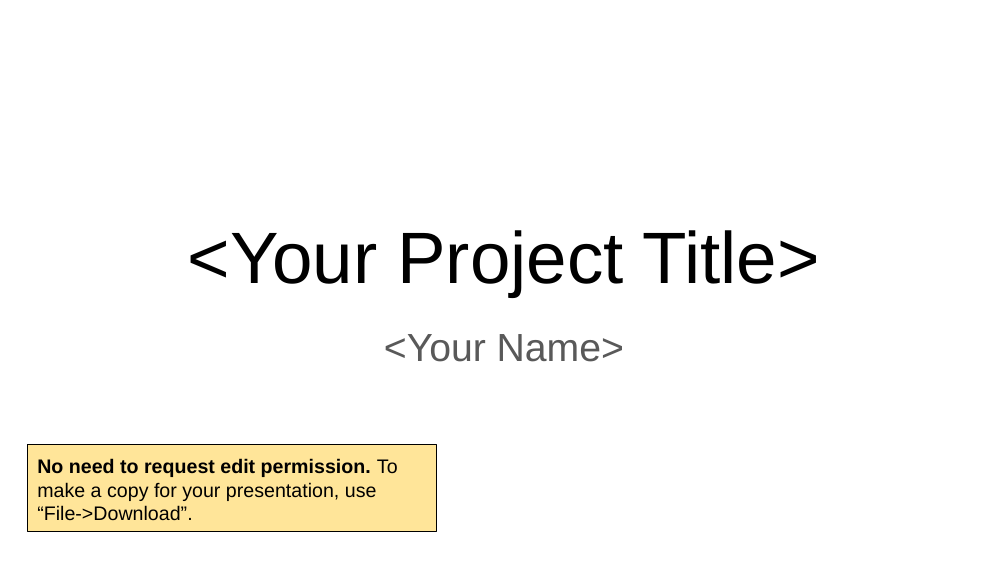
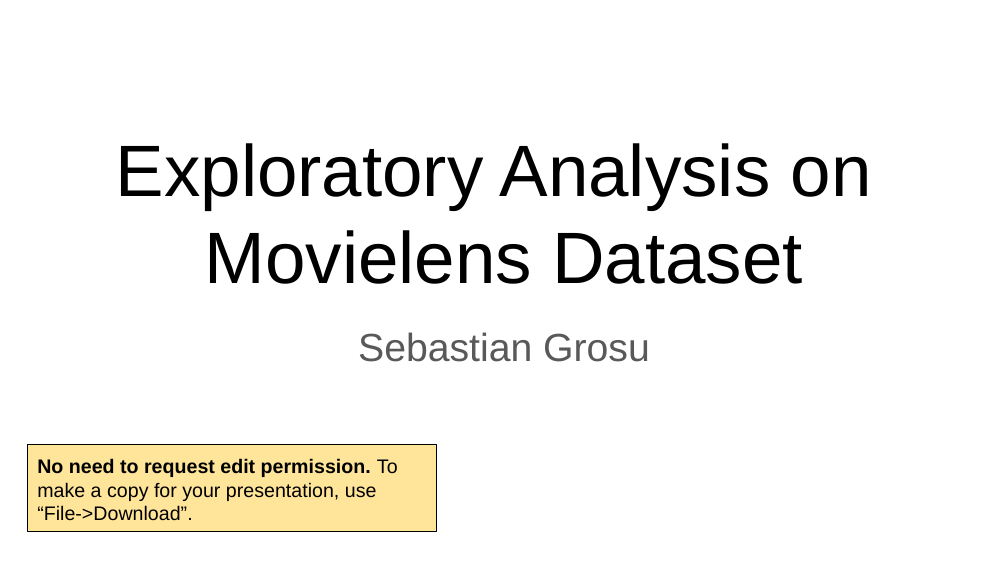
Before and after one commit to sgrosu/sandiego, a slide deck: slide 1 of DSE 200X_ Mini Project Presentation Template.odp. Drawn at 1008x567 pixels with LibreOffice and Linux fonts; fonts in the diff are those of the drawing. Boxes give left, top, right and bottom in pixels: in the first picture for what was removed or moved away, otherwise in the second. Text is boxed around its words. In the diff, an @@ line names an element or a change of style, - is before the commit and + after.

```diff
--- a/DSE 200X_ Mini Project Presentation Template.odp
+++ b/DSE 200X_ Mini Project Presentation Template.odp
@@ title at [116, 143, 872, 284]: text changed @@
-<Your Project Title>
+Exploratory Analysis on
+Movielens Dataset
@@ subtitle at [358, 332, 650, 362]: text changed @@
-<Your Name>
+Sebastian Grosu
```
Also in this commit, not shown: 3 other slides changed, 3 slides added, 3 slides removed, 4 other files.
